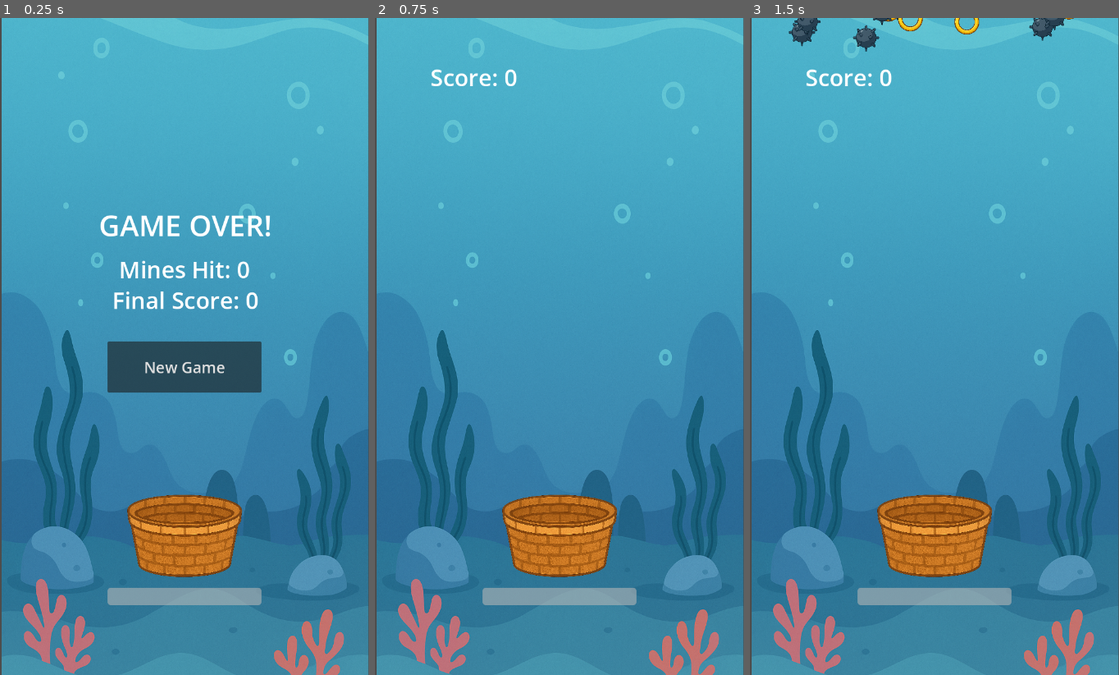
Above: before the commit, frames 1-3 (left to right).
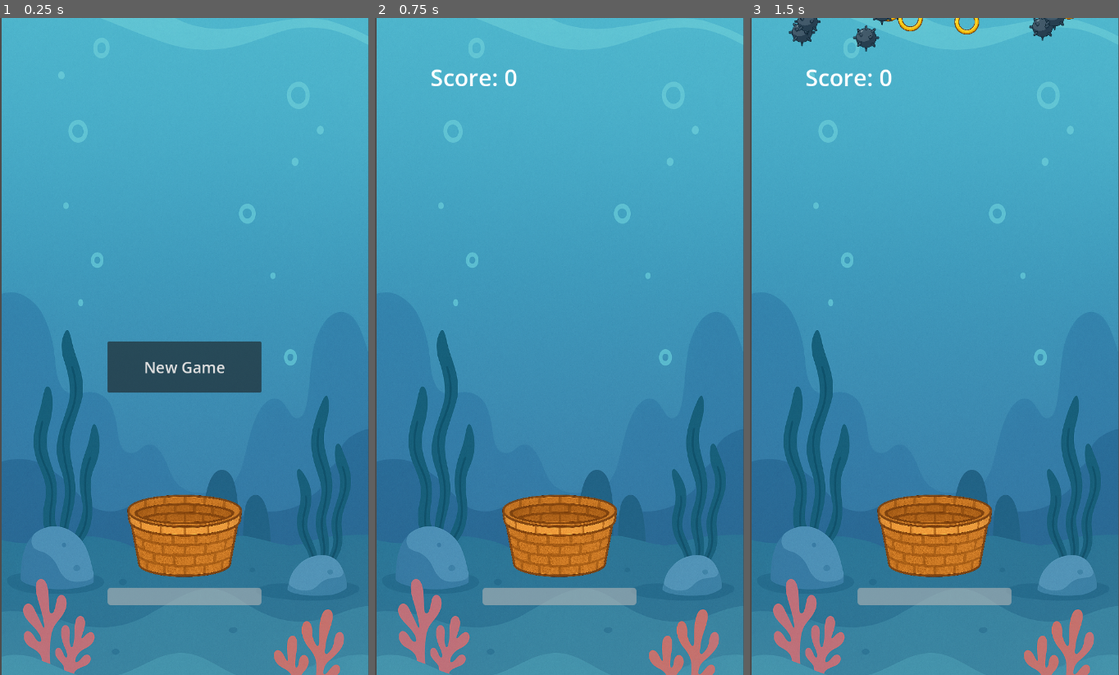
Above: after the commit, the same moments.

Repository: ericso/aqua-launch
Game: Godot game, scene res://main/main.tscn
Same seed, same stepped clock (60 frames per second), same inputs: the game is played once before the commit and once after it.
Inputs (mouse positions are in pixels of both pictures, inside the frame that each line leads up to):
- Up to frame 1 (0.25 s): no input
- Up to frame 2 (0.75 s): click "New Game" at 0.5 s
- Up to frame 3 (1.5 s): tap Enter at 1.25 s; move the mouse to (1015, 313) at 1.27 s; click (1015, 313) at 1.42 s

The runs differ from the first frame. In frame 1, 1.5% of the frame differs, in the area x 27-74%, y 30-45%; in frame 2, nothing differs; in frame 3, nothing differs.

Commit message:
GameManager singleton for managing game state

Diff:
--- /dev/null
+++ b/main/GameManager.gd
@@ -0,0 +1,10 @@
+extends Node
+
+# flag indicating whether or not the game is active
+var game_active := false
+
+func is_game_active() -> bool:
+	return game_active
+
+func set_game_active(is_active: bool) -> void:
+	game_active = is_active
--- a/main/main.gd
+++ b/main/main.gd
@@ -25,12 +25,12 @@
 var swipe_threshold := 50.0 # minimum distance (in pixels?) to count as a swipe
 var impulse_multiplier = 1500 # changes how much impulse is applied on a swipe
 
-# flag indicating whether or not the game is active
-var game_active := false
-
 func _ready():
 	$UI/NewGameButton.pressed.connect(_on_new_game_pressed)
 	$UI/Score.visible = false
+	$UI/GameOver.visible = false
+	$UI/FinalScore.visible = false
+	$UI/MinesHit.visible = false
 
 	basket = preload("res://basket/basket.tscn").instantiate()
 	basket.position = get_viewport_rect().size / 2 + Vector2(0, 350)
@@ -137,7 +137,7 @@
 	# play the sound effect
 	$CoinFx.play()
 
-	if game_active:
+	if GameManager.is_game_active():
 		ScoreManager.add_score(1)
 
 	$UI/Score.text = "Score: %d" % ScoreManager.get_score()
@@ -155,7 +155,7 @@
 	$ExplosionFx.play()
 
 	# damage basket
-	if game_active and basket:
+	if GameManager.is_game_active() and basket:
 		basket.apply_damage(mine_damage)
 		ScoreManager.record_mine_hit(1)
 
@@ -163,13 +163,12 @@
 
 func _on_new_game_pressed():
 	reset_game()
-	game_active = true
+	GameManager.set_game_active(true)
 	$BackgroundMusic.volume_db = +5  # raise background music volume by 5dB
 	$GameStartFx.play() # play game start fx
 
 func _on_game_over():
-	# set the game active flag
-	game_active = false
+	GameManager.set_game_active(false)
 
 	# set music volume and play game over sound fx
 	$BackgroundMusic.volume_db = -10
@@ -186,9 +185,6 @@
 	$UI/MinesHit.visible = true
 	$UI/FinalScore.visible = true
 
-func is_game_active() -> bool:
-	return game_active
-
 func reset_game():
 	# remove all existing rings
 	for ring in get_tree().get_nodes_in_group("rings"):
--- a/main/mine_spawner.gd
+++ b/main/mine_spawner.gd
@@ -45,4 +45,4 @@
 	add_child(mine)
 
 func is_spawning() -> bool:
-	return get_parent().has_method("is_game_active") and get_parent().is_game_active()
+	return GameManager.is_game_active()
--- a/main/ring_spawner.gd
+++ b/main/ring_spawner.gd
@@ -42,4 +42,4 @@
 	add_child(ring)
 
 func is_spawning() -> bool:
-	return get_parent().has_method("is_game_active") and get_parent().is_game_active()
+	return GameManager.is_game_active()
--- a/project.godot
+++ b/project.godot
@@ -21,6 +21,7 @@
 [autoload]
 
 ScoreManager="*res://main/ScoreManager.gd"
+GameManager="*res://main/GameManager.gd"
 
 [display]
 
Not shown, added: main/GameManager.gd.uid
